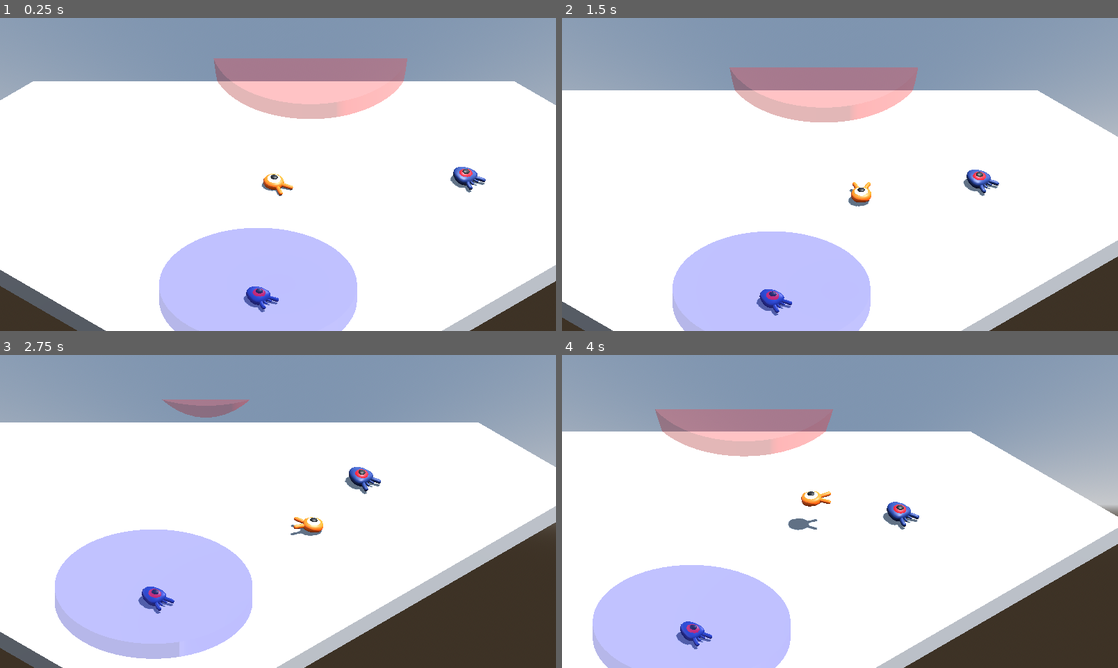
Above: before the commit, frames 1-4 (two rows, left to right).
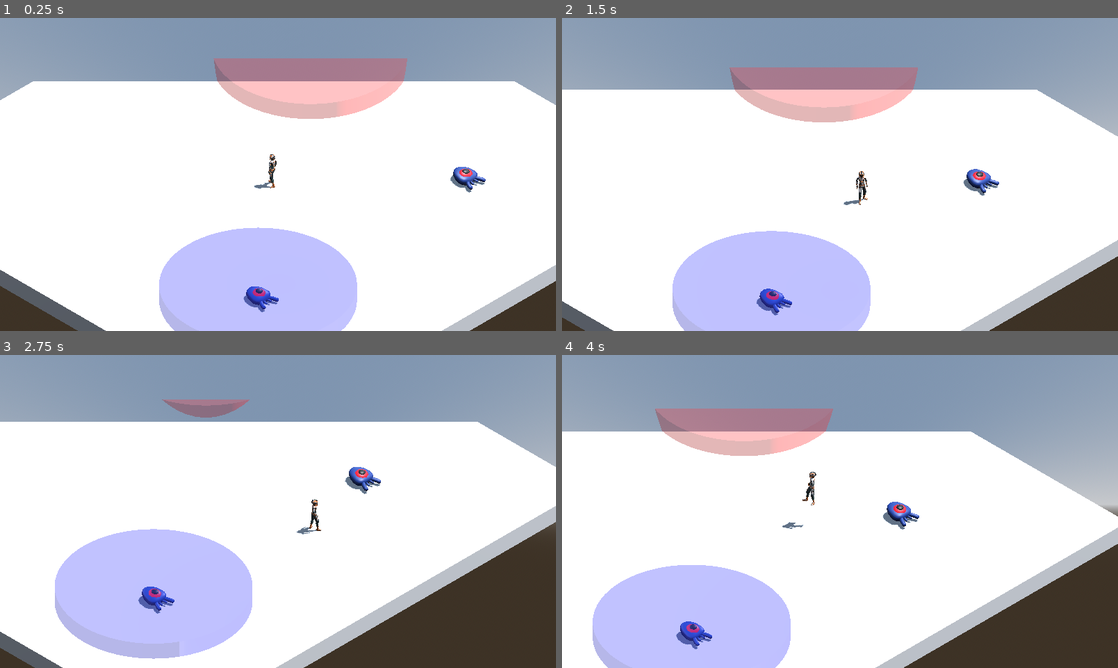
Above: after the commit, the same moments.

Repository: amhndu/chronos-rift
Game: Godot game, scene res://Main.tscn
Two runs of this game, one before a commit and one after it. Both use one fixed random seed, a clock stepped at 60 frames per second and the inputs below.
Inputs:
- Up to frame 1 (0.25 s): no input
- Up to frame 2 (1.5 s): hold Right (move_right) 0.53-1.28 s; tap Space (jump) at 0.77 s; hold Down (move_back) from 1.28 s (still down)
- Up to frame 3 (2.75 s): tap Space (jump) at 1.52 s; release Down (move_back) at 2.03 s; hold Right (move_right) from 2.03 s (still down)
- Up to frame 4 (4 s): release Right (move_right) at 2.78 s; hold Up (move_forward) 2.78-3.53 s; tap Space (jump) at 3.02, 3.77 s; hold Left (move_left) from 3.53 s (still down)

The runs differ from the first frame. In frame 1, 0.3% of the frame differs, in the area x 0-100%, y 14-100%; in frame 2, 0.6%; in frame 3, 0.6%; in frame 4, 0.6%.

Commit message:
feat: add new player model

Diff:
--- a/Main.tscn
+++ b/Main.tscn
@@ -1,9 +1,9 @@
 [gd_scene load_steps=11 format=3 uid="uid://2y3ar4s86yra"]
 
 [ext_resource type="Script" path="res://Main.gd" id="1"]
-[ext_resource type="PackedScene" uid="uid://dp478jyugrn7o" path="res://Player.tscn" id="2"]
 [ext_resource type="PackedScene" uid="uid://ha0ar5s2c3m4" path="res://Mob.tscn" id="3"]
 [ext_resource type="Script" path="res://CameraFollow.gd" id="4_4ilyq"]
+[ext_resource type="PackedScene" uid="uid://dw8gv18obpglk" path="res://PlayerAstronaut.tscn" id="5_ubv7w"]
 
 [sub_resource type="BoxShape3D" id="1"]
 size = Vector3(60, 2, 60)
@@ -77,7 +77,7 @@
 [node name="WorldEnvironment" type="WorldEnvironment" parent="."]
 environment = SubResource("Environment_0tcge")
 
-[node name="Player" parent="." instance=ExtResource("2")]
+[node name="PlayerAstronaut" parent="." instance=ExtResource("5_ubv7w")]
 
 [node name="CameraPivot" type="Marker3D" parent="."]
 transform = Transform3D(0.707106, 0.408607, -0.577097, 0, 0.816138, 0.577858, 0.707106, -0.408607, 0.577097, 0.183514, 0, 0)
@@ -90,7 +90,7 @@
 far = 40.0
 script = ExtResource("4_4ilyq")
 cameraPivotPath = NodePath("..")
-objectToFollowPath = NodePath("../../Player")
+objectToFollowPath = NodePath("../../PlayerAstronaut")
 
 [node name="Mobs" type="Node" parent="."]
 
@@ -104,5 +104,3 @@
 
 [node name="Mob3" parent="Mobs" instance=ExtResource("3")]
 transform = Transform3D(1, 0, 0, 0, 1, 0, 0, 0, 1, 14.2312, 0, 13.0698)
-
-[connection signal="hit" from="Player" to="." method="_on_player_hit"]
--- a/Player.gd
+++ b/Player.gd
@@ -30,9 +30,6 @@
 		direction = direction.normalized().rotated(Vector3(0, 1, 0), deg_to_rad(-45))
 		# Setting the basis property will affect the rotation of the node.
 		basis = Basis.looking_at(direction)
-		$AnimationPlayer.speed_scale = 4
-	else:
-		$AnimationPlayer.speed_scale = 1
 
 	velocity.x = direction.x * speed
 	velocity.z = direction.z * speed
--- /dev/null
+++ b/PlayerAstronaut.tscn
@@ -0,0 +1,32 @@
+[gd_scene load_steps=4 format=3 uid="uid://dw8gv18obpglk"]
+
+[ext_resource type="Script" path="res://Player.gd" id="1_2v5fl"]
+[ext_resource type="PackedScene" uid="uid://blvphr0iwh518" path="res://art/player_astronaut.glb" id="1_sx63q"]
+
+[sub_resource type="CapsuleShape3D" id="CapsuleShape3D_7hquv"]
+
+[node name="PlayerAstronaut" type="CharacterBody3D"]
+collision_mask = 6
+script = ExtResource("1_2v5fl")
+
+[node name="Pivot" type="Node3D" parent="."]
+transform = Transform3D(-2, 0, -1.74846e-07, 0, 2, 0, 1.74846e-07, 0, -2, 0, 0, 0)
+
+[node name="Model" parent="Pivot" instance=ExtResource("1_sx63q")]
+
+[node name="MobDetector" type="Area3D" parent="."]
+collision_layer = 0
+collision_mask = 10
+monitorable = false
+
+[node name="CollisionShape3D" type="CollisionShape3D" parent="MobDetector"]
+transform = Transform3D(1.8, 0, 0, 0, 1.8, 0, 0, 0, 1.8, 0, 1.8, 0)
+shape = SubResource("CapsuleShape3D_7hquv")
+
+[node name="CollisionShape3D" type="CollisionShape3D" parent="."]
+transform = Transform3D(1.8, 0, 0, 0, 1.8, 0, 0, 0, 1.8, 0, 1.8, 0)
+shape = SubResource("CapsuleShape3D_7hquv")
+
+[connection signal="area_entered" from="MobDetector" to="." method="_on_MobDetector_area_entered"]
+[connection signal="area_exited" from="MobDetector" to="." method="_on_MobDetector_area_exit"]
+[connection signal="body_entered" from="MobDetector" to="." method="_on_MobDetector_body_entered"]
Binary file added: art/player_astronaut.glb
Not shown, added: art/player_astronaut.glb.import
